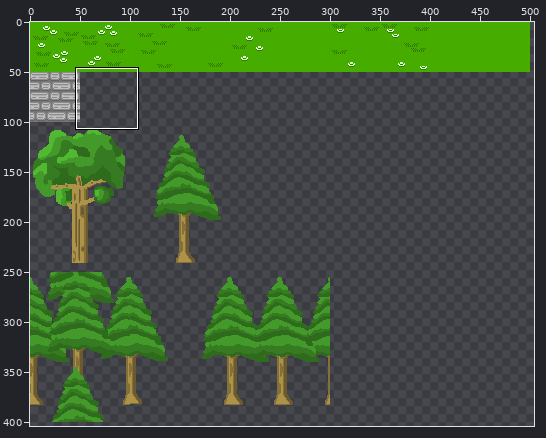
Sprite sheet, stored at src/assets/tiles.png. The first picture is a wide view before the edit; the outline marks the close-up.
Close-up. Before the edit:
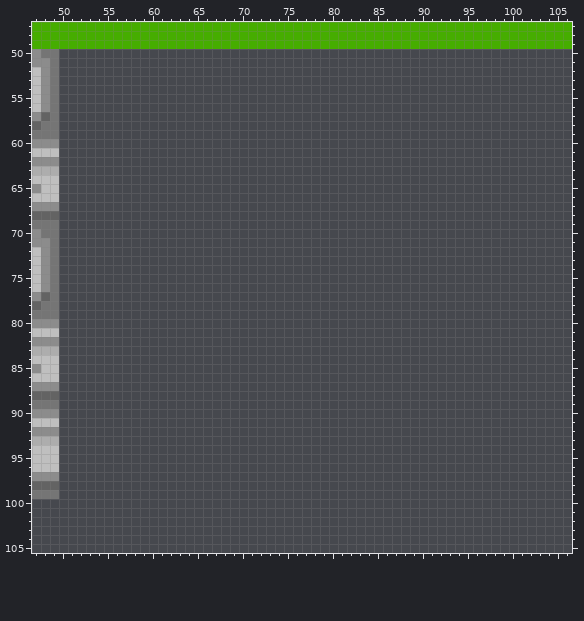
The file is 640x1000 pixels. Shown: x 47..106, y 47..105. The wide view leaves out empty margins. The commit also changed other parts of the picture, which this record leaves out.
The same view after the edit:
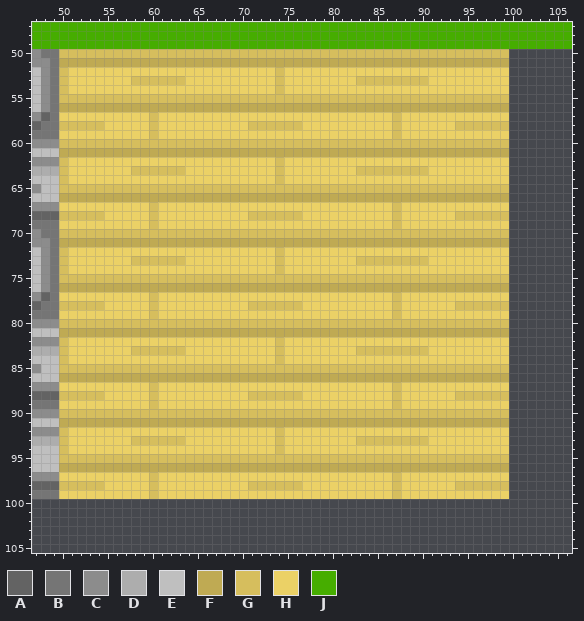
Palette (. is transparent): A #636363  B #757575  C #8c8c8c  D #adadad  E #bfbfbf  F #bfaa53  G #d6be5d  H #ebd166  J #46ad00
Change:
y 50: x 50..99 .................................................. -> GGGGGGGGGGGGGGGGGGGGGGGGGGGGGGGGGGGGGGGGGGGGGGGGGG
y 51: x 50..99 .................................................. -> FFFFFFFFFFFFFFFFFFFFFFFFFFFFFFFFFFFFFFFFFFFFFFFFFF
y 52: x 50..99 .................................................. -> GHHHHHHHHHHHHHHHHHHHHHHHGHHHHHHHHHHHHHHHHHHHHHHHHH
y 53: x 50..99 .................................................. -> GHHHHHHHGGGGGGHHHHHHHHHHGHHHHHHHHGGGGGGGGHHHHHHHHH
y 54: x 50..99 .................................................. -> GHHHHHHHHHHHHHHHHHHHHHHHGHHHHHHHHHHHHHHHHHHHHHHHHH
y 55: x 50..99 .................................................. -> GGGGGGGGGGGGGGGGGGGGGGGGGGGGGGGGGGGGGGGGGGGGGGGGGG
y 56: x 50..99 .................................................. -> FFFFFFFFFFFFFFFFFFFFFFFFFFFFFFFFFFFFFFFFFFFFFFFFFF
y 57: x 50..99 .................................................. -> HHHHHHHHHHGHHHHHHHHHHHHHHHHHHHHHHHHHHGHHHHHHHHHHHH
y 58: x 50..99 .................................................. -> GGGGGHHHHHGHHHHHHHHHHGGGGGGHHHHHHHHHHGHHHHHHGGGGGG
y 59: x 50..99 .................................................. -> HHHHHHHHHHGHHHHHHHHHHHHHHHHHHHHHHHHHHGHHHHHHHHHHHH
y 60: x 50..99 .................................................. -> GGGGGGGGGGGGGGGGGGGGGGGGGGGGGGGGGGGGGGGGGGGGGGGGGG
y 61: x 50..99 .................................................. -> FFFFFFFFFFFFFFFFFFFFFFFFFFFFFFFFFFFFFFFFFFFFFFFFFF
y 62: x 50..99 .................................................. -> GHHHHHHHHHHHHHHHHHHHHHHHGHHHHHHHHHHHHHHHHHHHHHHHHH
y 63: x 50..99 .................................................. -> GHHHHHHHGGGGGGHHHHHHHHHHGHHHHHHHHGGGGGGGGHHHHHHHHH
y 64: x 50..99 .................................................. -> GHHHHHHHHHHHHHHHHHHHHHHHGHHHHHHHHHHHHHHHHHHHHHHHHH
y 65: x 50..99 .................................................. -> GGGGGGGGGGGGGGGGGGGGGGGGGGGGGGGGGGGGGGGGGGGGGGGGGG
y 66: x 50..99 .................................................. -> FFFFFFFFFFFFFFFFFFFFFFFFFFFFFFFFFFFFFFFFFFFFFFFFFF
y 67: x 50..99 .................................................. -> HHHHHHHHHHGHHHHHHHHHHHHHHHHHHHHHHHHHHGHHHHHHHHHHHH
y 68: x 50..99 .................................................. -> GGGGGHHHHHGHHHHHHHHHHGGGGGGHHHHHHHHHHGHHHHHHGGGGGG
y 69: x 50..99 .................................................. -> HHHHHHHHHHGHHHHHHHHHHHHHHHHHHHHHHHHHHGHHHHHHHHHHHH
y 70: x 50..99 .................................................. -> GGGGGGGGGGGGGGGGGGGGGGGGGGGGGGGGGGGGGGGGGGGGGGGGGG
y 71: x 50..99 .................................................. -> FFFFFFFFFFFFFFFFFFFFFFFFFFFFFFFFFFFFFFFFFFFFFFFFFF
y 72: x 50..99 .................................................. -> GHHHHHHHHHHHHHHHHHHHHHHHGHHHHHHHHHHHHHHHHHHHHHHHHH
y 73: x 50..99 .................................................. -> GHHHHHHHGGGGGGHHHHHHHHHHGHHHHHHHHGGGGGGGGHHHHHHHHH
y 74: x 50..99 .................................................. -> GHHHHHHHHHHHHHHHHHHHHHHHGHHHHHHHHHHHHHHHHHHHHHHHHH
y 75: x 50..99 .................................................. -> GGGGGGGGGGGGGGGGGGGGGGGGGGGGGGGGGGGGGGGGGGGGGGGGGG
y 76: x 50..99 .................................................. -> FFFFFFFFFFFFFFFFFFFFFFFFFFFFFFFFFFFFFFFFFFFFFFFFFF
y 77: x 50..99 .................................................. -> HHHHHHHHHHGHHHHHHHHHHHHHHHHHHHHHHHHHHGHHHHHHHHHHHH
y 78: x 50..99 .................................................. -> GGGGGHHHHHGHHHHHHHHHHGGGGGGHHHHHHHHHHGHHHHHHGGGGGG
y 79: x 50..99 .................................................. -> HHHHHHHHHHGHHHHHHHHHHHHHHHHHHHHHHHHHHGHHHHHHHHHHHH
y 80: x 50..99 .................................................. -> GGGGGGGGGGGGGGGGGGGGGGGGGGGGGGGGGGGGGGGGGGGGGGGGGG
y 81: x 50..99 .................................................. -> FFFFFFFFFFFFFFFFFFFFFFFFFFFFFFFFFFFFFFFFFFFFFFFFFF
y 82: x 50..99 .................................................. -> GHHHHHHHHHHHHHHHHHHHHHHHGHHHHHHHHHHHHHHHHHHHHHHHHH
y 83: x 50..99 .................................................. -> GHHHHHHHGGGGGGHHHHHHHHHHGHHHHHHHHGGGGGGGGHHHHHHHHH
y 84: x 50..99 .................................................. -> GHHHHHHHHHHHHHHHHHHHHHHHGHHHHHHHHHHHHHHHHHHHHHHHHH
y 85: x 50..99 .................................................. -> GGGGGGGGGGGGGGGGGGGGGGGGGGGGGGGGGGGGGGGGGGGGGGGGGG
y 86: x 50..99 .................................................. -> FFFFFFFFFFFFFFFFFFFFFFFFFFFFFFFFFFFFFFFFFFFFFFFFFF
y 87: x 50..99 .................................................. -> HHHHHHHHHHGHHHHHHHHHHHHHHHHHHHHHHHHHHGHHHHHHHHHHHH
y 88: x 50..99 .................................................. -> GGGGGHHHHHGHHHHHHHHHHGGGGGGHHHHHHHHHHGHHHHHHGGGGGG
y 89: x 50..99 .................................................. -> HHHHHHHHHHGHHHHHHHHHHHHHHHHHHHHHHHHHHGHHHHHHHHHHHH
y 90: x 50..99 .................................................. -> GGGGGGGGGGGGGGGGGGGGGGGGGGGGGGGGGGGGGGGGGGGGGGGGGG
y 91: x 50..99 .................................................. -> FFFFFFFFFFFFFFFFFFFFFFFFFFFFFFFFFFFFFFFFFFFFFFFFFF
y 92: x 50..99 .................................................. -> GHHHHHHHHHHHHHHHHHHHHHHHGHHHHHHHHHHHHHHHHHHHHHHHHH
y 93: x 50..99 .................................................. -> GHHHHHHHGGGGGGHHHHHHHHHHGHHHHHHHHGGGGGGGGHHHHHHHHH
y 94: x 50..99 .................................................. -> GHHHHHHHHHHHHHHHHHHHHHHHGHHHHHHHHHHHHHHHHHHHHHHHHH
y 95: x 50..99 .................................................. -> GGGGGGGGGGGGGGGGGGGGGGGGGGGGGGGGGGGGGGGGGGGGGGGGGG
y 96: x 50..99 .................................................. -> FFFFFFFFFFFFFFFFFFFFFFFFFFFFFFFFFFFFFFFFFFFFFFFFFF
y 97: x 50..99 .................................................. -> HHHHHHHHHHGHHHHHHHHHHHHHHHHHHHHHHHHHHGHHHHHHHHHHHH
y 98: x 50..99 .................................................. -> GGGGGHHHHHGHHHHHHHHHHGGGGGGHHHHHHHHHHGHHHHHHGGGGGG
y 99: x 50..99 .................................................. -> HHHHHHHHHHGHHHHHHHHHHHHHHHHHHHHHHHHHHGHHHHHHHHHHHH
Changed places in both close-ups, as pixel boxes (x1, y1, x2, y2):
added: (59, 49, 509, 499)
